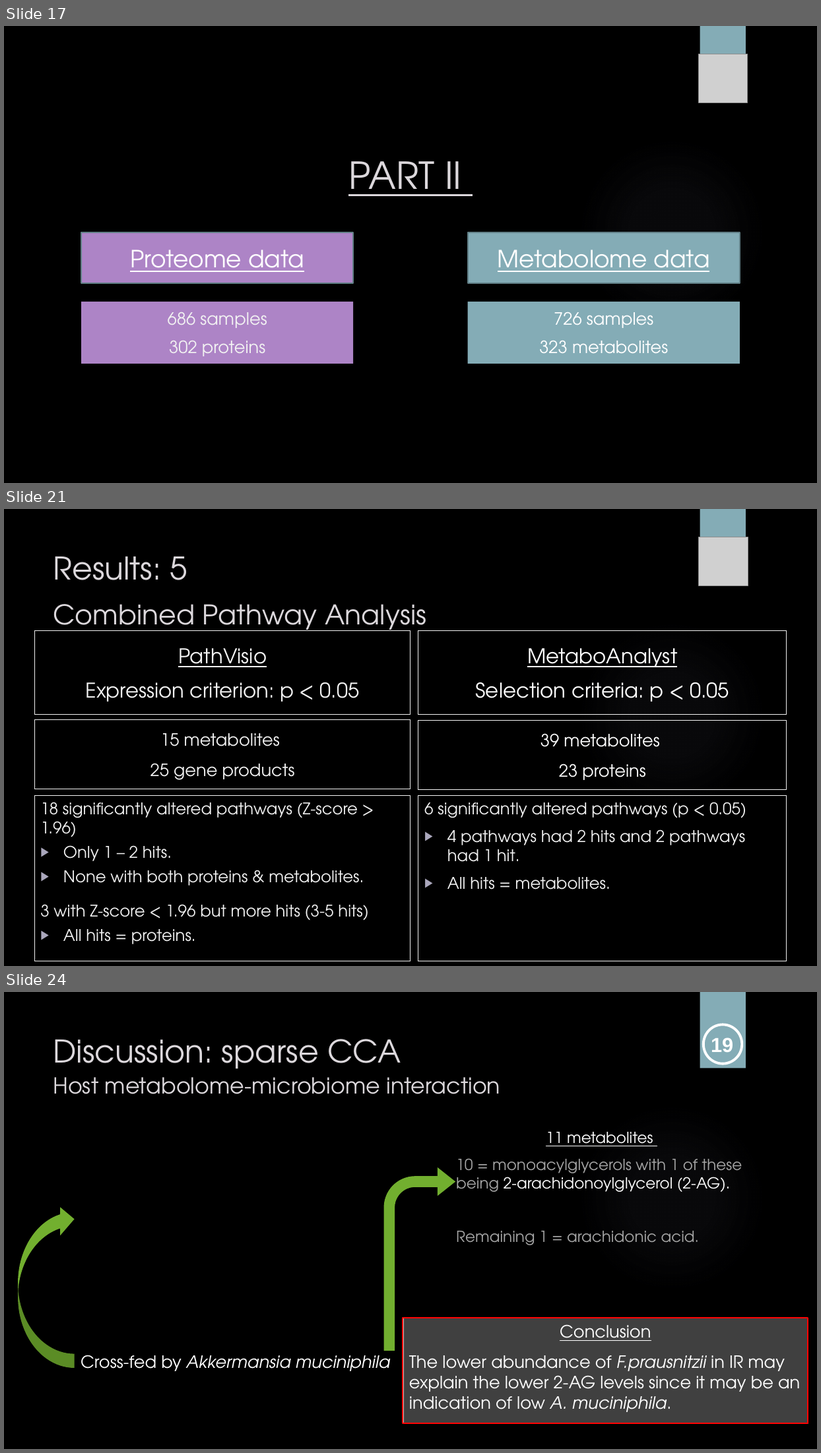
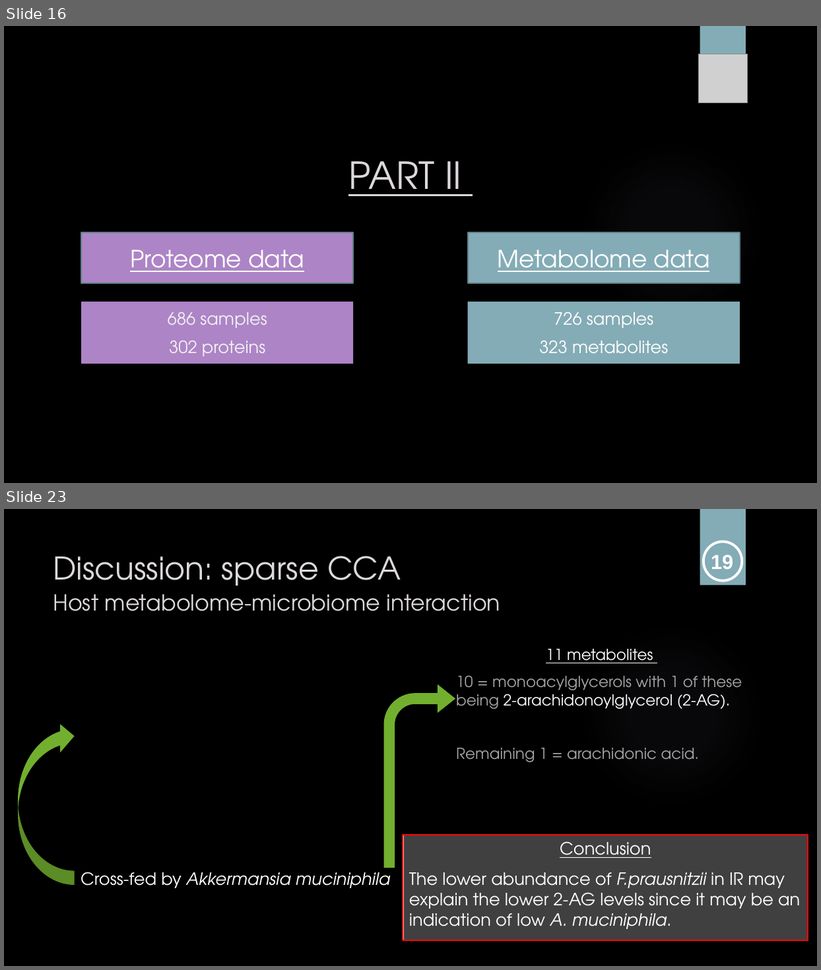
Before and after one commit to sabdeolive/Sabrina_BMS_Bachelor-Internship, a slide deck: Final Presentation.pptx. Shown one above the other, each under a label of ours: slides 17, 21 and 24 before the commit, slides 16 and 23 after it; the slides between them are not shown. The pictures are 821x1453 and 821x970 pixels, drawn with LibreOffice and Linux fonts; fonts in the diff are those of the drawing; grey boxes stand for pictures; background and template pictures are left out. Boxes give left, top, right and bottom in pixels: in the first picture for what was removed or moved away, otherwise in the second. Text is boxed around its words. In the diff, an @@ line names an element or a change of style, - is before the commit and + after.

```diff
--- a/Final Presentation.pptx
+++ b/Final Presentation.pptx
@@ slide 21 removed at <box>4,509,817,966</box>, background picture (left out); not listed: 2 template elements that a slide beside it also shows @@
@@ picture removed at <box>700,537,748,586</box> @@
@@ title removed at <box>54,557,426,638</box> @@
-Results: 5
-Combined Pathway Analysis
@@ rectangle removed at <box>34,631,411,714</box> @@
-PathVisio
-Expression criterion: p < 0.05
@@ rectangle removed at <box>418,631,787,714</box> @@
-MetaboAnalyst
-Selection criteria: p < 0.05
@@ rectangle removed at <box>34,720,411,789</box> @@
-15 metabolites
-25 gene products
@@ rectangle removed at <box>418,721,787,789</box> @@
-39 metabolites
-23 proteins
@@ rectangle removed at <box>34,795,411,962</box> @@
-18 significantly altered pathways (Z-score > 1.96)
-▶ Only 1 – 2 hits.
-▶ None with both proteins & metabolites.
-3 with Z-score < 1.96 but more hits (3-5 hits)
-▶ All hits = proteins.
@@ rectangle removed at <box>418,795,787,962</box> @@
-6 significantly altered pathways (p < 0.05)
-▶ 4 pathways had 2 hits and 2 pathways had 1 hit.
-▶ All hits = metabolites.
@@ what was slide 17 is now slide 16 @@
@@ what was slide 24 is now slide 23 @@
```
Also in this commit, not shown: 7 slides changed, 3 slides added, 16 other slides removed.
